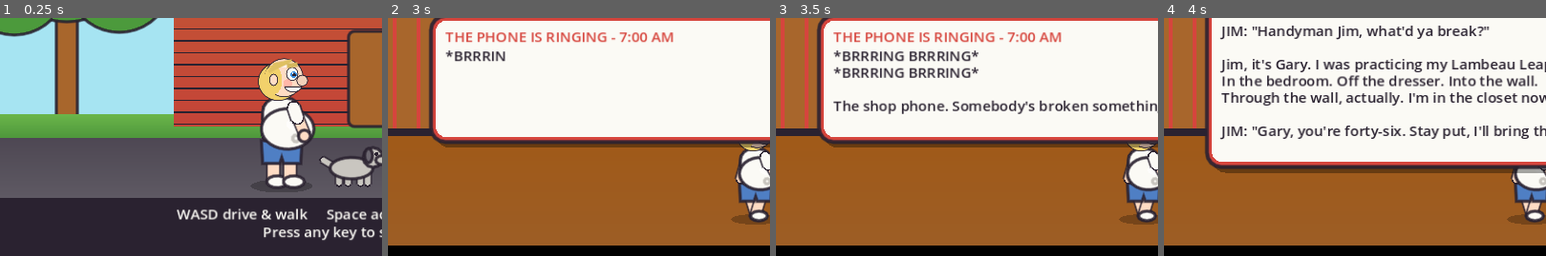
Above: before the commit, frames 1-4 (left to right).
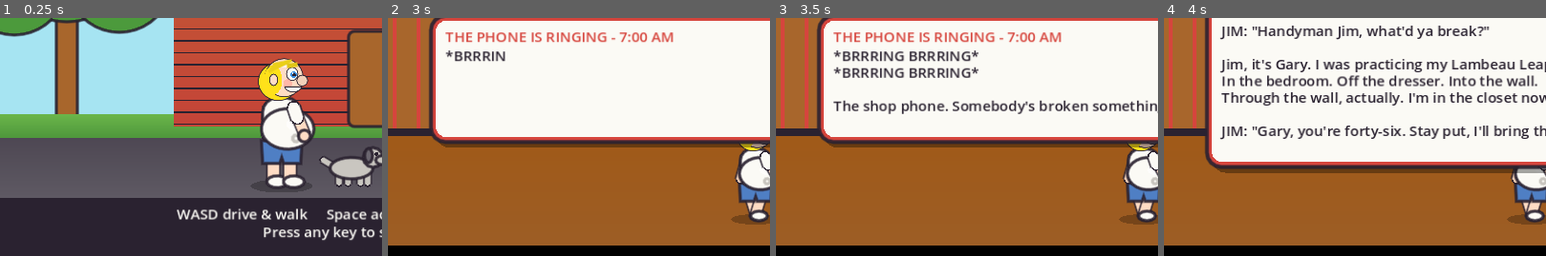
Above: after the commit, the same moments.

Repository: david-brandt-the-icelander/retro-games
Game: Godot game, scene res://tests/flow.tscn
Same seed, same stepped clock (60 frames per second), same inputs: the game is played once before the commit and once after it. This scene is started directly instead of the project's main scene.
Inputs (mouse positions are % of the whole screen's width and height, from its top left):
- Up to frame 1 (0.25 s): no input
- Up to frame 2 (3 s): tap Enter (map) at 0.5, 2.75 s; move the mouse to (72, 45) at 0.52 s; hold D (right) 0.53-1.28 s; tap Space (act) at 0.6, 1.35, 2, 2.3 s; click (72, 45) at 0.67 s; move the mouse to (30, 55) at 1.27 s; hold S (down) 1.28-2.03 s; move the mouse to (60, 28) at 2.02 s; hold D (right) 2.03-2.78 s; tap Keypad Enter at 2.1 s; move the mouse to (45, 70) at 2.77 s; hold W (up) from 2.78 s (still down); tap Q at 2.85 s; click (45, 70) at 2.92 s
- Up to frame 3 (3.5 s): keep holding W (up); tap Space (act) at 3.05 s
- Up to frame 4 (4 s): tap Space (act) at 3.5, 3.6 s; move the mouse to (80, 65) at 3.52 s; release W (up) at 3.53 s; hold A (left) from 3.53 s (still down)
The pictures show only the part of the screen within x 1-51%, y 37-87%; the shares and areas given below are measured in that part.

The runs differ from the first frame. In frame 1, 0.8% of the frame differs, in the area x 67-78%, y 17-35%; in frame 2, less than 0.1%; in frame 3, less than 0.1%; in frame 4, nothing differs.

Commit message:
Handyman Jim: buy needed parts on the tab; brighter hair
- Short of cash, Jim can still buy a part the current job lacks: the
  cash goes first, the rest is added to his debt, and the shopkeeper
  makes a snide remark (in their own voice). Anything the job doesn't
  need is cash only, and the keeper says so. Store menus mark the parts
  you'd be buying ON THE TAB. The buying rules live in Game.buy().
- Jim's hair is a bright yellow.
- The hardware greeting no longer claims "cash only".
- Flow test: tab purchase, the refusal for extras, and cash-first
  (38 checks).

Co-Authored-By: Claude Opus 5.5 <noreply@anthropic.com>
Claude-Session: https://claude.ai/code/session_015ZiMTKvVLLTTSvnC5V5VcZ

Diff:
--- a/games/handyman-jim/scripts/art.gd
+++ b/games/handyman-jim/scripts/art.gd
@@ -164,7 +164,7 @@
 		outline(ci, dome, OUT, INK)
 		rrect(ci, Rect2(hc.x + (2.0 if f > 0 else -12.0) * s, hc.y - 5.5 * s, 10 * s, 2.4 * s), hat.darkened(0.15), 1.2 * s)
 
-const BLOND := Color("f2d16b")
+const BLOND := Color("ffe11a")         # bright yellow hair
 
 const JIM_SKIN := Color("ffdcc4")     # fair, a little sunburnt
 const SHORTS := Color("4f7fc4")       # faded denim
--- a/games/handyman-jim/scripts/game.gd
+++ b/games/handyman-jim/scripts/game.gd
@@ -117,6 +117,47 @@
 	debt += amount
 	say("DEBT +$%d  %s" % [amount, why])
 
+## How many more of this item the open jobs still lack.
+func still_needed(item: String) -> int:
+	var n := 0
+	for j in jobs:
+		n += missing(j).get(item, 0)
+	return n
+
+const SNIDE := [
+	"%s: \"On the tab? Your tab has its own tab, Jim.\"",
+	"%s: \"Sure. I'll put it next to your IOU from the Packers parade.\"",
+	"%s: \"Credit. Bold move for a man in shorts.\"",
+	"%s: \"Fine. But I'm telling everybody at the Rusty Muskie.\"",
+	"%s: \"I'll write it down. In pen. Big letters.\"",
+	"%s: \"Take it. Your wallet's clearly on vacation.\"",
+]
+
+## Buy one item at a store. With the cash, it's a normal sale. Short of cash, a part an open job
+## still needs goes on the tab: the cash goes first, the rest is added to debt, and the keeper
+## gets a snide remark in. Anything else needs cash. Returns true if Jim got the item.
+func buy(store: String, item: String) -> bool:
+	var keeper: String = Data.STORES[store].keeper
+	var pr := price(store, item)
+	var name: String = Data.ITEMS[item][0]
+	if cash >= pr:
+		cash -= pr
+		add_item(item)
+		advance(2)
+		say("Bought %s for $%d." % [name, pr])
+		return true
+	if still_needed(item) > 0:
+		var short := pr - cash
+		cash = 0
+		debt += short
+		add_item(item)
+		advance(2)
+		say("Bought %s on the tab: $%d added to your debt." % [name, short])
+		say(SNIDE[rng.randi_range(0, SNIDE.size() - 1)] % keeper)
+		return true
+	say("%s: \"You don't need that for any job, Jim. Extras are cash only.\"" % keeper)
+	return false
+
 ## Pay off as much debt as the cash covers. Returns what was paid.
 func pay_debt() -> int:
 	var paid := mini(cash, debt)
--- a/games/handyman-jim/scripts/room_view.gd
+++ b/games/handyman-jim/scripts/room_view.gd
@@ -170,7 +170,7 @@
 func open_store(store: String) -> void:
 	var s: Dictionary = Data.STORES[store]
 	var greet := ["%s: \"Jim! What'd they break this time?\"" % s.keeper,
-		"%s: \"Ope, there he is.\"" % s.keeper, "%s: \"Cash only, Jim. Always has been.\"" % s.keeper]
+		"%s: \"Ope, there he is.\"" % s.keeper, "%s: \"Need it, or just want it, Jim? Wants are cash.\"" % s.keeper]
 	Game.say(greet[Game.rng.randi_range(0, 2)])
 	var _b := func() -> Array:
 		_store_actions = []
@@ -180,6 +180,8 @@
 			var row := "BUY  %-20s $%-4d have %d" % [Data.ITEMS[item][0], pr, Game.have(item)]
 			if _needed(item) > 0:
 				row += "   need %d" % _needed(item)
+			if Game.cash < pr and Game.still_needed(item) > 0:
+				row += "   ON THE TAB"
 			if Game.sales.has("%s:%s" % [store, item]):
 				row += "   SALE -%d%%" % int(Game.sales["%s:%s" % [store, item]] * 100)
 			rows.append(row)
@@ -196,13 +198,7 @@
 		if a[0] == "leave":
 			return false
 		if a[0] == "buy":
-			if Game.cash < a[2]:
-				Game.say("%s: \"Short on cash, Jim. Hit the bank.\"" % s.keeper)
-			else:
-				Game.cash -= a[2]
-				Game.add_item(a[1])
-				Game.advance(2)
-				Game.say("Bought %s for $%d." % [Data.ITEMS[a[1]][0], a[2]])
+			Game.buy(store, a[1])
 		else:
 			Game.cash += a[2]
 			Game.add_item(a[1], -1)
--- a/games/handyman-jim/tests/flow.gd
+++ b/games/handyman-jim/tests/flow.gd
@@ -79,6 +79,31 @@
 	check(Game.pay_debt() == 20 and Game.cash == 80 and Game.debt == 0, "paying debt clears it")
 	Game.cash = 100
 	check(Game.pay_rent() == Data.SHOP_RENT - 100 and Game.cash == 0 and Game.debt == Data.SHOP_RENT - 100, "rent the cash can't cover becomes debt")
+	# short of cash, a part the open job still needs goes on the tab with a snide remark;
+	# anything else is cash only
+	Game.jobs = [Game.make_job()]
+	var need_item: String = Game.jobs[0].tpl.mats.keys()[0]
+	var spare := "jerky" if not Game.jobs[0].tpl.mats.has("jerky") else "fence"
+	var shop := ""
+	for st in Data.STORES:
+		if Data.STORES[st].stock.has(need_item):
+			shop = st
+	Game.inventory.erase(need_item)
+	Game.cash = 0
+	Game.debt = 0
+	check(Game.buy(shop, need_item) and Game.have(need_item) == 1 and Game.debt == Game.price(shop, need_item) and Game.cash == 0,
+		"a needed part you can't afford goes on the tab (debt $%d)" % Game.debt)
+	Game.cash = 0
+	var debt_before := Game.debt
+	check(not Game.buy("farm", spare) and Game.debt == debt_before and Game.have(spare) == 0,
+		"an unneeded item you can't afford is refused")
+	Game.cash = 3
+	Game.inventory.erase(need_item)
+	debt_before = Game.debt
+	Game.buy(shop, need_item)
+	check(Game.cash == 0 and Game.debt == debt_before + Game.price(shop, need_item) - 3, "the cash goes first, the rest goes on the tab")
+	Game.jobs.clear()
+	Game.inventory.clear()
 	Game.cash = 500
 	Game.debt = 0
 	# drive: red light / pedestrian / trash can
